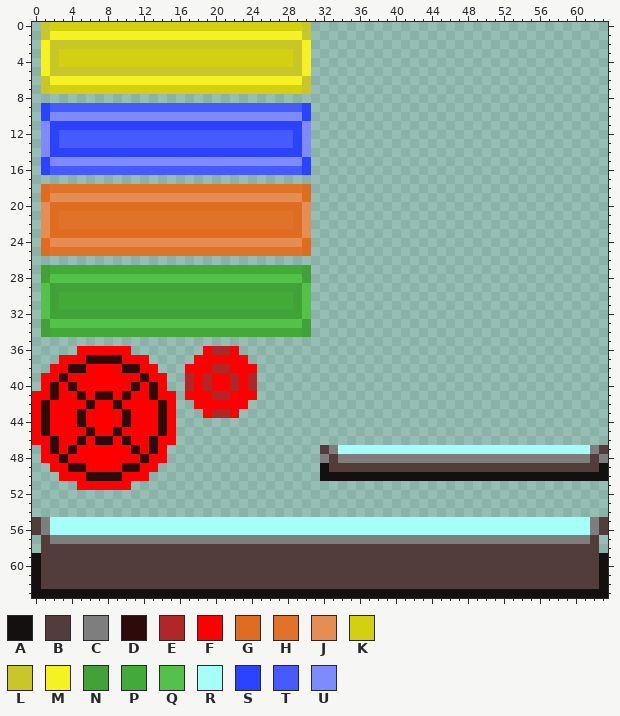
Pixel-art sprite -- Breakout/images/breakouttextures.png. The first picture shows the starting point.
The file is 64x64 pixels.
Palette (. is transparent): A #141010  B #523c3c  C #7e7e7e  D #2e0a0a  E #b12626  F #ff0000  G #df6c20  H #e1722a  J #e68d53  K #d2d010  L #c8c628  M #f4f222  N #40a237  P #43aa39  Q #54c14a  R #a4fff8  S #2b42ff  T #465bff  U #7d8bff
Pixels before, first column x 0:
 0 .LKKKKKKKKKKKKKKKKKKKKKKKKKKKKL.................................
 1 .LMMMMMMMMMMMMMMMMMMMMMMMMMMMML.................................
 2 .MLLLLLLLLLLLLLLLLLLLLLLLLLLLLM.................................
 3 .MLKKKKKKKKKKKKKKKKKKKKKKKKKKLM.................................
 4 .MLKKKKKKKKKKKKKKKKKKKKKKKKKKLM.................................
 5 .MLLLLLLLLLLLLLLLLLLLLLLLLLLLLM.................................
 6 .LMMMMMMMMMMMMMMMMMMMMMMMMMMMML.................................
 7 .LKKKKKKKKKKKKKKKKKKKKKKKKKKKKL.................................
 8 ................................................................
 9 .STTTTTTTTTTTTTTTTTTTTTTTTTTTTS.................................
10 .SUUUUUUUUUUUUUUUUUUUUUUUUUUUUS.................................
11 .USSSSSSSSSSSSSSSSSSSSSSSSSSSSU.................................
12 .USTTTTTTTTTTTTTTTTTTTTTTTTTTSU.................................
13 .USTTTTTTTTTTTTTTTTTTTTTTTTTTSU.................................
14 .USSSSSSSSSSSSSSSSSSSSSSSSSSSSU.................................
15 .SUUUUUUUUUUUUUUUUUUUUUUUUUUUUS.................................
16 .STTTTTTTTTTTTTTTTTTTTTTTTTTTTS.................................
17 ................................................................
18 .GHHHHHHHHHHHHHHHHHHHHHHHHHHHHG.................................
19 .GJJJJJJJJJJJJJJJJJJJJJJJJJJJJG.................................
20 .JGGGGGGGGGGGGGGGGGGGGGGGGGGGGJ.................................
21 .JGHHHHHHHHHHHHHHHHHHHHHHHHHHGJ.................................
22 .JGHHHHHHHHHHHHHHHHHHHHHHHHHHGJ.................................
23 .JGGGGGGGGGGGGGGGGGGGGGGGGGGGGJ.................................
24 .GJJJJJJJJJJJJJJJJJJJJJJJJJJJJG.................................
25 .GHHHHHHHHHHHHHHHHHHHHHHHHHHHHG.................................
26 ................................................................
27 .NPPPPPPPPPPPPPPPPPPPPPPPPPPPPN.................................
28 .NQQQQQQQQQQQQQQQQQQQQQQQQQQQQN.................................
29 .QNNNNNNNNNNNNNNNNNNNNNNNNNNNNQ.................................
30 .QNPPPPPPPPPPPPPPPPPPPPPPPPPPNQ.................................
31 .QNPPPPPPPPPPPPPPPPPPPPPPPPPPNQ.................................
32 .QNNNNNNNNNNNNNNNNNNNNNNNNNNNNQ.................................
33 .NQQQQQQQQQQQQQQQQQQQQQQQQQQQQN.................................
34 .NPPPPPPPPPPPPPPPPPPPPPPPPPPPPN.................................
35 ................................................................
36 .....FFFFFF........FEEF.........................................
37 ...FFFDDDDFFF.....FFFFFF........................................
38 ..FFDDFFFFDDFF...FFFEEFFF.......................................
39 .FFDFFFFFFFFDFF..EFEFFEFE.......................................
40 .FDFDFFFFFFDFDF..EFEFFEFE.......................................
41 FFDFFDFDDFDFFDFF.FFFEEFFF.......................................
42 FDFFFFDFFDFFFFDF..FFFFFF........................................
43 FDFFFDFFFFDFFFDF...FEEF.........................................
44 FDFFFDFFFFDFFFDF................................................
45 FDFFFFDFFDFFFFDF................................................
46 FFDFFDFDDFDFFDFF................................................
47 .FDFDFFFFFFDFDF.................BCRRRRRRRRRRRRRRRRRRRRRRRRRRRRCB
48 .FFDFFFFFFFFDFF.................CBCCCCCCCCCCCCCCCCCCCCCCCCCCCCBC
49 ..FFDDFFFFDDFF..................ABBBBBBBBBBBBBBBBBBBBBBBBBBBBBBA
50 ...FFFDDDDFFF...................AAAAAAAAAAAAAAAAAAAAAAAAAAAAAAAA
51 .....FFFFFF.....................................................
52 ................................................................
53 ................................................................
54 ................................................................
55 BCRRRRRRRRRRRRRRRRRRRRRRRRRRRRRRRRRRRRRRRRRRRRRRRRRRRRRRRRRRRRCB
56 BCRRRRRRRRRRRRRRRRRRRRRRRRRRRRRRRRRRRRRRRRRRRRRRRRRRRRRRRRRRRRCB
57 .BCCCCCCCCCCCCCCCCCCCCCCCCCCCCCCCCCCCCCCCCCCCCCCCCCCCCCCCCCCCCB.
58 .BBBBBBBBBBBBBBBBBBBBBBBBBBBBBBBBBBBBBBBBBBBBBBBBBBBBBBBBBBBBBB.
59 ABBBBBBBBBBBBBBBBBBBBBBBBBBBBBBBBBBBBBBBBBBBBBBBBBBBBBBBBBBBBBBA
60 ABBBBBBBBBBBBBBBBBBBBBBBBBBBBBBBBBBBBBBBBBBBBBBBBBBBBBBBBBBBBBBA
61 ABBBBBBBBBBBBBBBBBBBBBBBBBBBBBBBBBBBBBBBBBBBBBBBBBBBBBBBBBBBBBBA
62 ABBBBBBBBBBBBBBBBBBBBBBBBBBBBBBBBBBBBBBBBBBBBBBBBBBBBBBBBBBBBBBA
63 AAAAAAAAAAAAAAAAAAAAAAAAAAAAAAAAAAAAAAAAAAAAAAAAAAAAAAAAAAAAAAAA
Once edited:
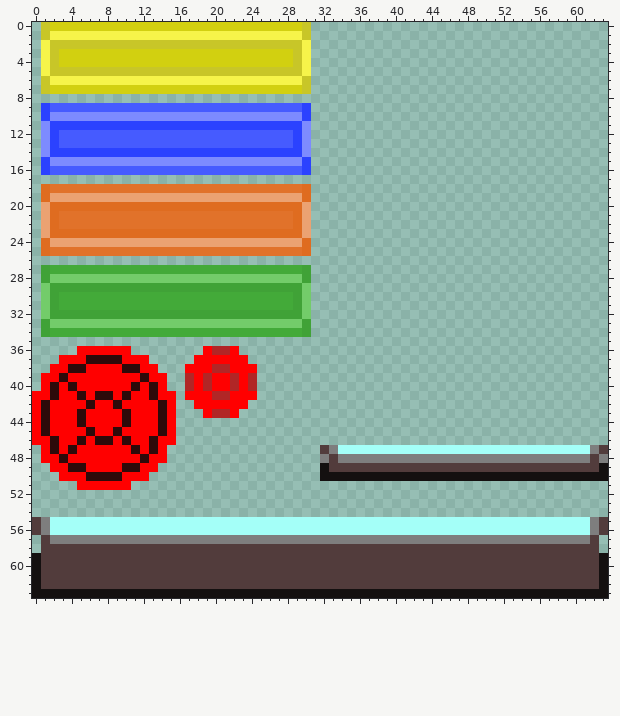
Change:
colour J: #e68d53 -> #eba272
colour M: #f4f222 -> #f6f44a
colour Q: #54c14a -> #73cc6a
Where, in picture pixels (left, top, right, bottom), the same in both pictures:
changed: (41, 31, 311, 85)
changed: (41, 193, 311, 328)
